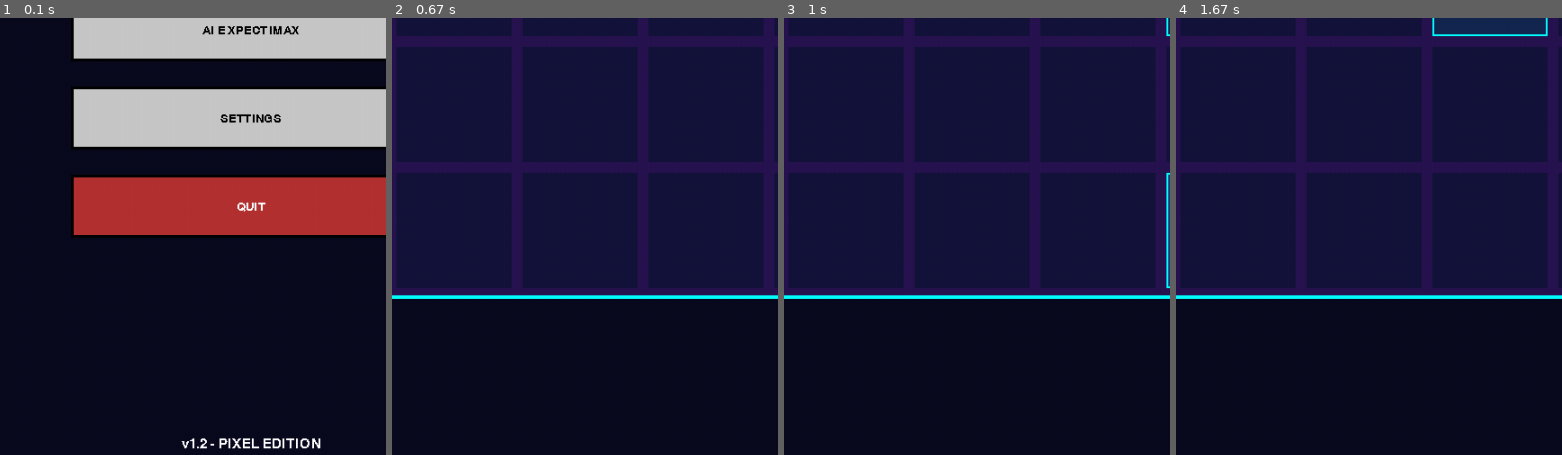
Above: before the commit, frames 1-4 (left to right).
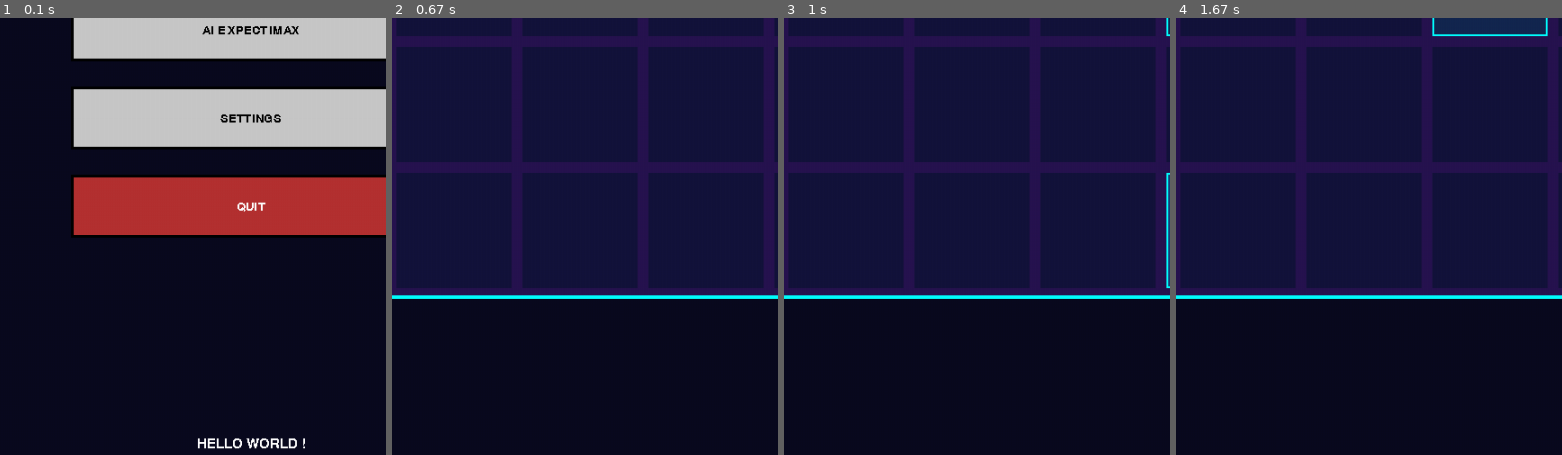
Above: after the commit, the same moments.

Repository: Hugodlg91/Game-1
Game: pygame game, started from main.py
The game is run twice, just before and just after one commit, with the same random seed, the same clock (stepped at 60 frames per second) and the same inputs.
Inputs:
- Up to frame 1 (0.1 s): no input
- Up to frame 2 (0.67 s): click "PLAY MANUAL" at 0.38 s
- Up to frame 3 (1 s): hold Right from 0.67 s (still down)
- Up to frame 4 (1.67 s): release Right at 1.13 s; hold Up 1.17-1.47 s; tap Z at 1.23, 1.57 s; hold Right from 1.5 s (still down)
The pictures show only the part of the screen within x 18-68%, y 50-100%; the shares and areas given below are measured in that part.

The runs differ from the first frame. In frame 1, 0.6% of the frame differs, in the area x 46-84%, y 96-99%; in frame 2, nothing differs; in frame 3, nothing differs; in frame 4, nothing differs.

Commit message:
UI: Update menu version text to HELLO WORLD

Diff:
--- a/settings.json
+++ b/settings.json
@@ -8,7 +8,7 @@
     "right": "d"
   },
   "music_volume": 0.028037383177570097,
-  "sfx_volume": 0.11188811188811187,
+  "sfx_volume": 0.08391608391608396,
   "music_muted": true,
   "sfx_muted": true
 }
--- a/ui/menu.py
+++ b/ui/menu.py
@@ -116,5 +116,5 @@
         f_size = int(t_size * 0.25)
         if f_size < 12: f_size = 12
         foot_font = get_font(f_size)
-        foot = foot_font.render("v1.2 - PIXEL EDITION", False, self.theme_colors.get("text_dark", (100,100,100)))
+        foot = foot_font.render("HELLO WORLD !", False, self.theme_colors.get("text_dark", (100,100,100)))
         surf.blit(foot, foot.get_rect(centerx=center_x, bottom=h - 10))
